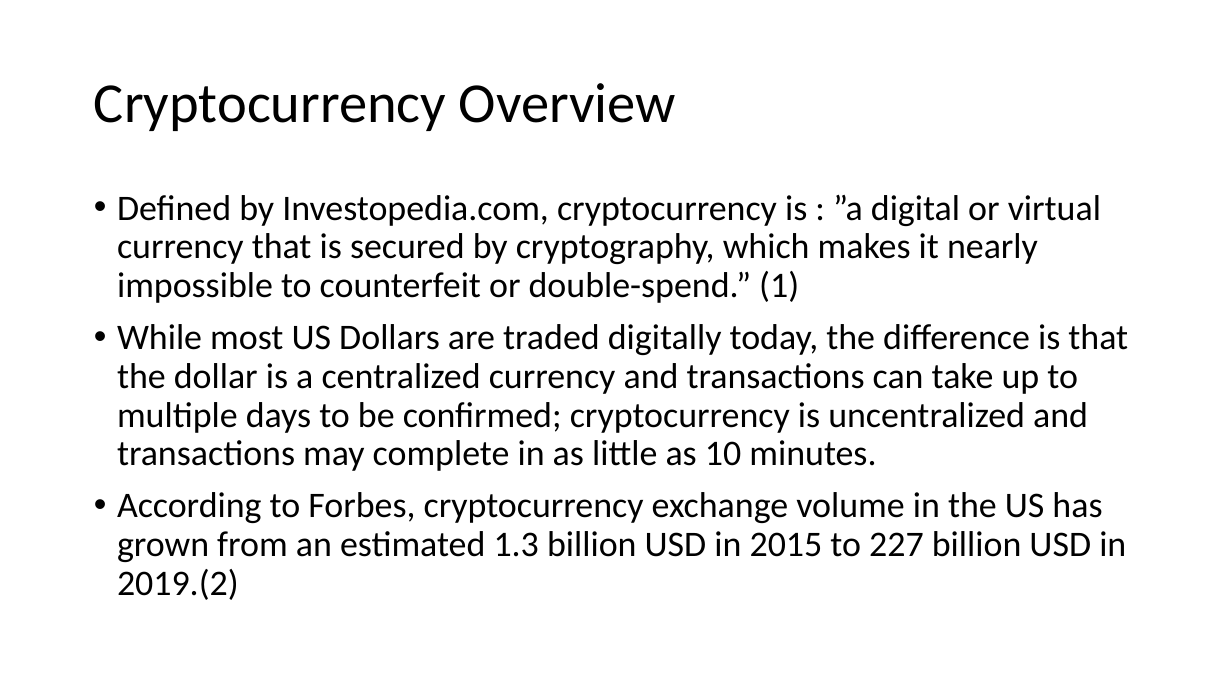
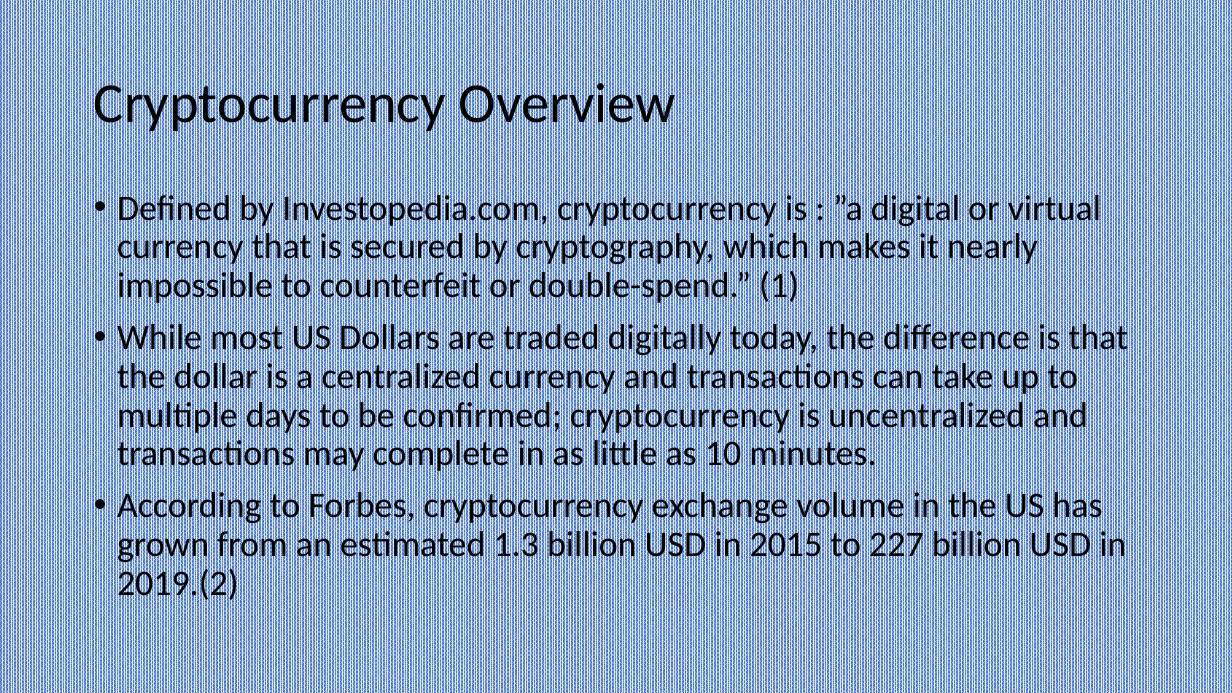
Before and after one commit to sarahheavner/Project1, a slide deck: slide 2 of Cryptocurrency_Presentation.pptx. Drawn at 1232x693 pixels with LibreOffice and Linux fonts; fonts in the diff are those of the drawing. Boxes give left, top, right and bottom in pixels: in the first picture for what was removed or moved away, otherwise in the second. Text is boxed around its words. In the diff, an @@ line names an element or a change of style, - is before the commit and + after.

```diff
--- a/Cryptocurrency_Presentation.pptx
+++ b/Cryptocurrency_Presentation.pptx
@@ background #FFFFFF to pattern #DEEBF7 on #4472C4 @@
```
Also in this commit, not shown: 7 other slides changed, 1 slide added, 1 other file.
